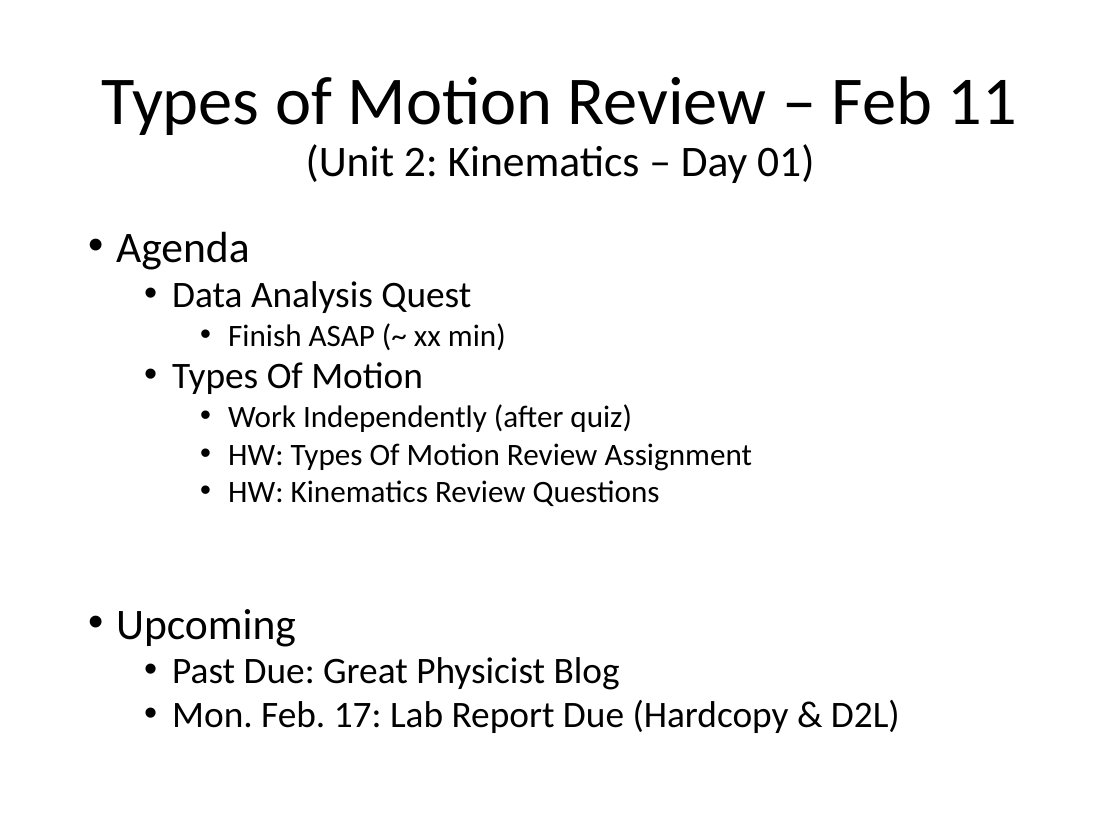
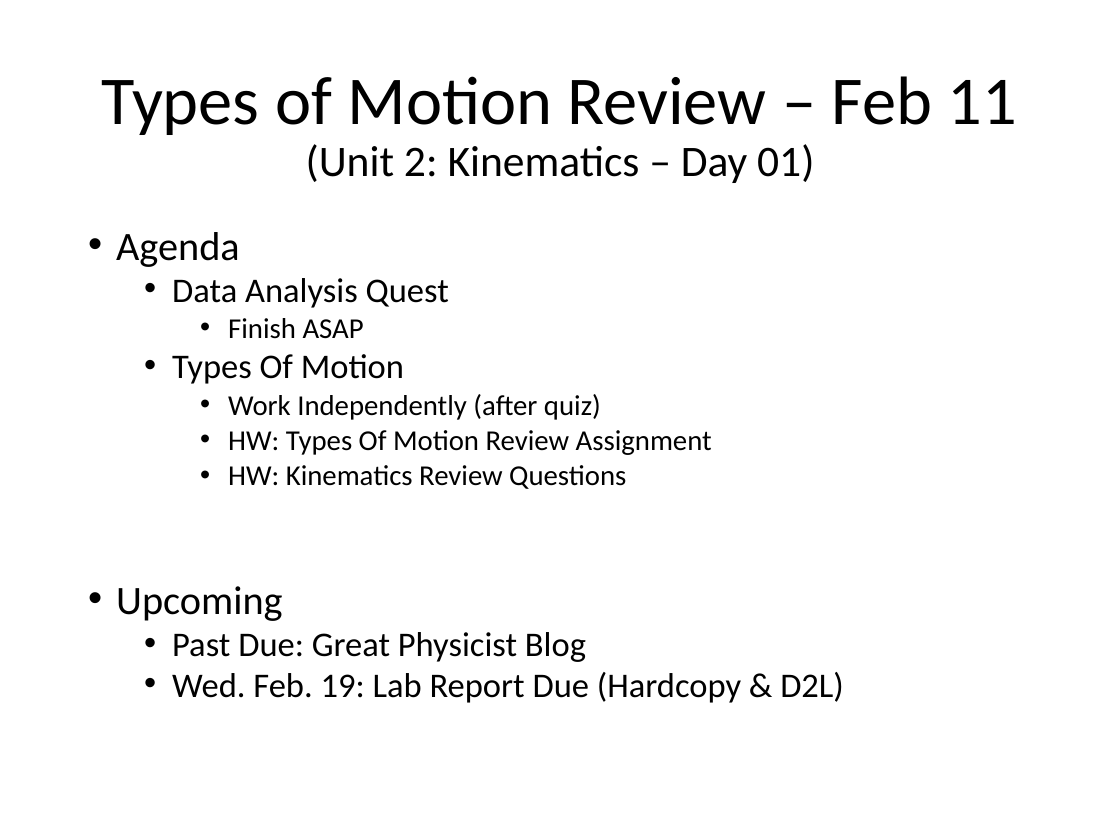
Before and after one commit to Greg5519/SPH4U0, a slide deck: slide 1 of Daily Agendas/Day2.2 TypesOfMotion.pptx. Drawn at 1120x840 pixels with LibreOffice and Linux fonts; fonts in the diff are those of the drawing. Boxes give left, top, right and bottom in pixels: in the first picture for what was removed or moved away, otherwise in the second. Text is boxed around its words. In the diff, an @@ line names an element or a change of style, - is before the commit and + after.

```diff
--- a/Daily Agendas/Day2.2 TypesOfMotion.pptx
+++ b/Daily Agendas/Day2.2 TypesOfMotion.pptx
@@ text at (116, 232, 712, 662): size 28 to 25.9 pt in "Agenda", "Upcoming"; size 24 to 22.2 pt in "Data Analysis Quest", "Types Of Motion", "Past Due: Great Physicist Blog"; size 20 to 18.5 pt in "Work Independently (after quiz)", "HW: Types Of Motion Review Assignment", "HW: Kinematics Review Questions" @@
@@ text at (228, 318, 364, 339): text changed; size 20 to 18.5 pt @@
-    • Finish ASAP (~ xx min)
+    • Finish ASAP
@@ text at (172, 672, 844, 703): text changed; size 24 to 22.2 pt @@
-  • Mon. Feb. 17: Lab Report Due (Hardcopy & D2L)
+  • Wed. Feb. 19: Lab Report Due (Hardcopy & D2L)
```
Also in this commit, not shown: 1 other file.
